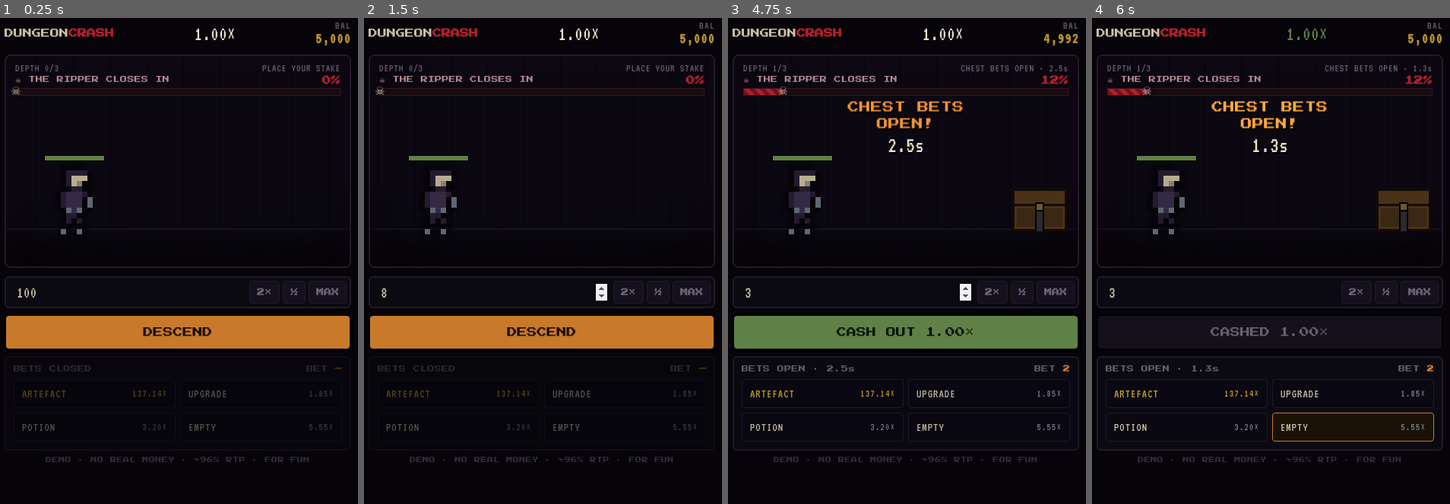
Above: before the commit, frames 1-4 (left to right).
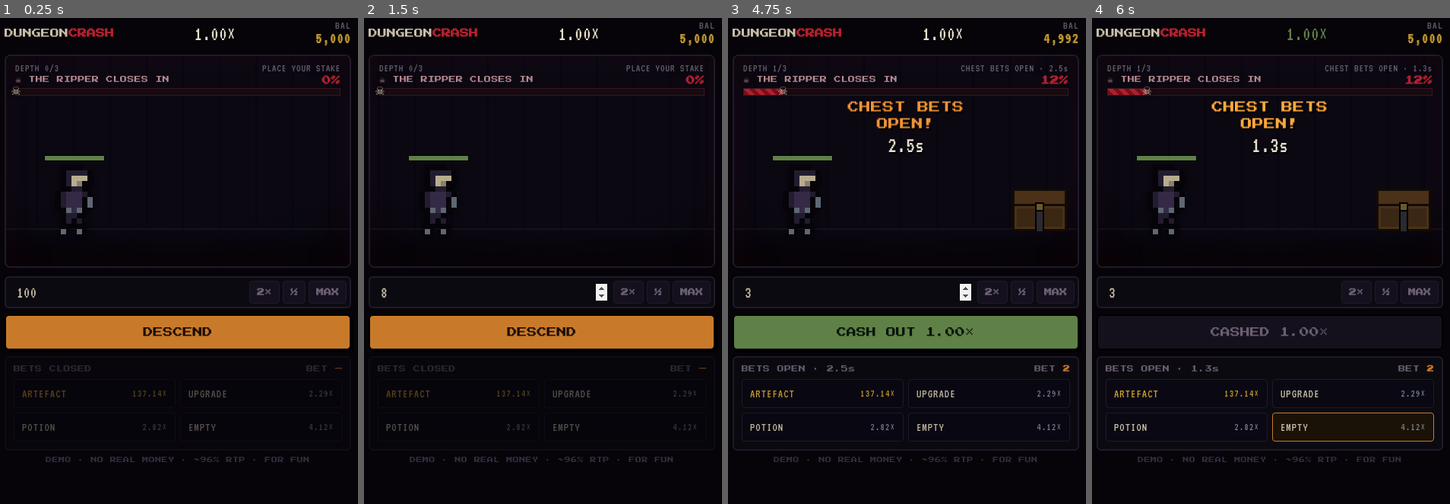
Above: after the commit, the same moments.

Repository: Blackopgaming/dungeoncrash-play
Game: browser game, page index.html
Same seed, same stepped clock (60 frames per second), same inputs: the game is played once before the commit and once after it.
Inputs (mouse positions are in pixels of both pictures, inside the frame that each line leads up to):
- Up to frame 1 (0.25 s): no input
- Up to frame 2 (1.5 s): click (492, 290) at 1.27 s; type "8" at 1.27 s; tap Enter at 1.3 s
- Up to frame 3 (4.75 s): click (824, 392) at 1.87 s; click (989, 392) at 2.47 s; click (824, 426) at 3.07 s; click "DESCEND" at 3.67 s; click (856, 290) at 4.27 s; type "3" at 4.27 s; tap Enter at 4.3 s
- Up to frame 4 (6 s): click "CASH OUT 1.00×" at 4.87 s; click (1353, 426) at 5.47 s

The runs differ from the first frame. In frame 1, less than 0.1% of the frame differs, in the area x 39-92%, y 76-85%; in frame 2, less than 0.1%; in frame 3, less than 0.1%; in frame 4, less than 0.1%.

Commit message:
sync: block/dodge rework + highlights

Diff:
--- a/engine.js
+++ b/engine.js
@@ -8,10 +8,12 @@
                 E:{name:"Wraith",hp:3,dmg:3,prec:0.66,col:"#8fa0c0"},
                 B:{name:"Boss",hp:7,dmg:6,prec:0.60,col:"#c23644"} };
   const HERO0={hp:10,maxhp:10,dmg:1,prec:0.82};
-  const RIP_BASE=0.070,RIP_RAMP=0.120,DODGE=0.25,DEFLECT=0.20,MAXX=60,HEAL_AMT=5,POT_MAX=5;
-  const ITEMS={ weapon:{icon:"🪓",name:"War Axe"},shield:{icon:"🛡️",name:"Tower Shield"},armour:{icon:"🥋",name:"Deflection Plate"},
-    ring:{icon:"💍",name:"Ring of Power"},amulet:{icon:"📿",name:"Amulet of Dodging"},potion:{icon:"⚗️",name:"Potion"} };
-  const ITEM_RARITY={weapon:"uncommon",shield:"rare",armour:"epic",ring:"rare",amulet:"epic",potion:"rare"};
+  const RIP_BASE=0.070,RIP_RAMP=0.120,MAXX=60,HEAL_AMT=5,POT_MAX=5;
+  // defense: BLOCK (parry) 20% base, +20% with shield = 40%. DODGE 20% base, +20% with Ring of Dodging = 40%.
+  const DODGE_BASE=0.20,DODGE_RING=0.20,BLOCK_BASE=0.20,BLOCK_SHIELD=0.20;
+  const ITEMS={ weapon:{icon:"🪓",name:"War Axe"},shield:{icon:"🛡️",name:"Tower Shield"},
+    ringdodge:{icon:"💍",name:"Ring of Dodging"},potion:{icon:"⚗️",name:"Potion"} };
+  const ITEM_RARITY={weapon:"uncommon",shield:"rare",ringdodge:"epic",potion:"rare"};
   const RARITY={ common:{lab:"COMMON",col:"#6a6458",wow:0},uncommon:{lab:"UNCOMMON",col:"#5f8046",wow:1},
     rare:{lab:"RARE",col:"#5a7a9a",wow:1},epic:{lab:"EPIC",col:"#7a5ab0",wow:2},legendary:{lab:"LEGENDARY",col:"#c8a030",wow:3} };
   function lootOf(c){ if(c.kind==="artefact")return{icon:"💎",name:"The Artefact",rar:"legendary",item:"artefact"};
@@ -24,11 +26,9 @@
   // potions: like gear, each one rarer, 5 total. ring/amulet: rare, -50% once one looted.
   function chestOdds(g){
     const o={artefact:0.007};
-    if(!g.weapon) o.weapon=0.34; else if(!g.shield) o.shield=0.17; else if(!g.armour) o.armour=0.075;
-    const PT=[0.30,0.19,0.11,0.06,0.03]; if(g.potions<POT_MAX) o.potion=PT[g.potions];
-    const oneRA=g.ring||g.amulet;
-    if(!g.ring) o.ring=oneRA?0.045:0.09;
-    if(!g.amulet) o.amulet=oneRA?0.045:0.09;
+    // gear ladder, each rarer than the last: Axe -> Shield -> Ring of Dodging
+    if(!g.weapon) o.weapon=0.42; else if(!g.shield) o.shield=0.22; else if(!g.ringdodge) o.ringdodge=0.12;
+    const PT=[0.34,0.22,0.13,0.07,0.04]; if(g.potions<POT_MAX) o.potion=PT[g.potions];
     let sum=0; for(const k in o) sum+=o[k]; o.empty=Math.max(0,1-sum);
     return o;
   }
@@ -37,26 +37,26 @@
     const seq=[["artefact","artefact",o.artefact]];
     if(o.weapon)seq.push(["upgrade","weapon",o.weapon]);
     if(o.shield)seq.push(["upgrade","shield",o.shield]);
-    if(o.armour)seq.push(["upgrade","armour",o.armour]);
+    if(o.ringdodge)seq.push(["upgrade","ringdodge",o.ringdodge]);
     if(o.potion)seq.push(["heal","potion",o.potion]);
-    if(o.ring)seq.push(["upgrade","ring",o.ring]);
-    if(o.amulet)seq.push(["upgrade","amulet",o.amulet]);
     for(const [kind,item,p] of seq){ if(r<p) return {kind,item}; r-=p; }
     return {kind:"empty",item:null};
   }
   function chestProbs(g){ const o=chestOdds(g);
-    return {artefact:o.artefact, upgrade:(o.weapon||0)+(o.shield||0)+(o.armour||0)+(o.ring||0)+(o.amulet||0), heal:o.potion||0, empty:o.empty}; }
+    return {artefact:o.artefact, upgrade:(o.weapon||0)+(o.shield||0)+(o.ringdodge||0), heal:o.potion||0, empty:o.empty}; }
 
   function mulberry32(a){return function(){a|=0;a=a+0x6D2B79F5|0;let t=Math.imul(a^a>>>15,1|a);t=t+Math.imul(t^t>>>7,61|t)^t;return((t^t>>>14)>>>0)/4294967296;};}
   function cyrb(s){let h=1779033703^s.length;for(let i=0;i<s.length;i++){h=Math.imul(h^s.charCodeAt(i),3432918353);h=h<<13|h>>>19;}return(h^h>>>16)>>>0;}
-  function heroDmg(g){let d=HERO0.dmg;if(g.weapon)d*=2;if(g.ring)d+=1;return d;}
+  function heroDmg(g){let d=HERO0.dmg;if(g.weapon)d*=2;return d;}
   function fight(rng,hp,g,type){const e=ENEMY[type];let ehp=e.hp;const hd=heroDmg(g);let sw=0;const log=[];
+    const dodge=DODGE_BASE+(g.ringdodge?DODGE_RING:0), block=BLOCK_BASE+(g.shield?BLOCK_SHIELD:0);
     while(true){ if(rng()<HERO0.prec){ehp-=hd;log.push({who:"hero",dmg:hd,ehp,hp});if(ehp<=0)return{win:true,hp,log};} sw++;
-      if(rng()<e.prec){ if(!(g.amulet&&rng()<DODGE)){ let dmg=e.dmg;if(g.shield)dmg=Math.max(1,Math.floor(dmg/2)); hp-=dmg; let refl=false;
-        if(g.armour&&rng()<DEFLECT){ehp-=e.dmg;refl=true;} log.push({who:"enemy",dmg,ehp,hp,refl});
-        if(refl&&ehp<=0)return{win:true,hp,log}; if(hp<=0)return{win:false,hp:0,log}; } }
+      if(rng()<e.prec){                                   // enemy swing lands unless dodged or blocked
+        if(rng()<dodge){ log.push({who:"enemy",defend:"dodge",ehp,hp}); }
+        else if(rng()<block){ log.push({who:"enemy",defend:"block",ehp,hp}); }
+        else { hp-=e.dmg; log.push({who:"enemy",dmg:e.dmg,ehp,hp}); if(hp<=0)return{win:false,hp:0,log}; } }
       if(sw>80)return{win:true,hp,log}; } }
-  function newGear(){return{weapon:false,shield:false,armour:false,ring:false,amulet:false,potions:0};}
+  function newGear(){return{weapon:false,shield:false,ringdodge:false,potions:0};}
   function simulate(rng){const g=newGear();let hp=HERO0.hp;const beats=[];let cleared=0,outcome=null,artDepth=0;
     for(let d=0;d<ORDER.length;d++){
       // the Ripper closes in DURING the descent — every depth carries real risk (this is what makes the ride climb)
@@ -135,7 +135,9 @@
         await new Promise(res=>{(function fr(){const p=Math.min(1,(performance.now()-t0)/dur);
           if(!s.cashed)s.mult=from+(target-from)*p;
           const want=Math.floor(p*log.length);
-          while(li<want){const e=log[li++];s.enemyHp=Math.max(0,e.ehp);if(e.who==="enemy")s.hp=Math.max(0,e.hp);s.enemyHpFrac=s.enemyHp/s.enemyMaxHp;self._emit("hit",{who:e.who,dmg:e.dmg,refl:e.refl});}
+          while(li<want){const e=log[li++];s.enemyHp=Math.max(0,e.ehp);s.enemyHpFrac=s.enemyHp/s.enemyMaxHp;
+            if(e.defend){self._emit("defend",{kind:e.defend});}
+            else{if(e.who==="enemy")s.hp=Math.max(0,e.hp);self._emit("hit",{who:e.who,dmg:e.dmg});}}
           if(p<1)requestAnimationFrame(fr);else res();})();});
         s.hp=b.hpAfter;s.enemyHp=b.win?0:s.enemyHp;s.enemyHpFrac=s.enemyHp/s.enemyMaxHp;
         if(!b.win)return this._end(b.ripper?"ripper":"combat",clearedMult);
--- a/index.html
+++ b/index.html
@@ -35,6 +35,14 @@
   .hero.equip canvas{animation:equipf .55s}
   @keyframes equipf{0%{filter:brightness(3.2) drop-shadow(0 0 12px #fff)}100%{filter:none}}
   .equiplabel{position:absolute;font-family:'Press Start 2P',monospace;font-size:8px;color:var(--leg);text-shadow:1px 1px 0 #000;animation:dfly 1.2s ease-out forwards;z-index:8}
+  .defend{position:absolute;font-family:'Press Start 2P',monospace;font-size:14px;transform:translate(-50%,-50%);pointer-events:none;z-index:9;text-shadow:2px 2px 0 #000;animation:defpop .86s ease-out forwards}
+  .defend.dodge{color:#46d6ff;filter:drop-shadow(0 0 12px #46d6ff)}
+  .defend.block{color:#cfd8e6;filter:drop-shadow(0 0 12px #8a94a2)}
+  @keyframes defpop{0%{transform:translate(-50%,-30%) scale(.3);opacity:0}22%{transform:translate(-50%,-85%) scale(1.45);opacity:1}100%{transform:translate(-50%,-175%) scale(1);opacity:0}}
+  .hero.defended canvas{animation:dfl .3s}
+  @keyframes dfl{0%{filter:brightness(2.7) drop-shadow(0 0 14px #46d6ff)}100%{filter:none}}
+  .defring{position:absolute;pointer-events:none;z-index:8;border-radius:50%;animation:defr .45s ease-out forwards}
+  @keyframes defr{0%{opacity:.9;transform:translate(-50%,-50%) scale(.3)}100%{opacity:0;transform:translate(-50%,-50%) scale(1.9)}}
   .actor{position:absolute;bottom:42px;display:flex;flex-direction:column;align-items:center;gap:5px;transition:transform .07s}
   .actor.hero{left:11%}.actor.mob{right:11%}
   .sprite{image-rendering:pixelated;filter:drop-shadow(0 4px 3px rgba(0,0,0,.7))}
@@ -141,17 +149,16 @@
  function px(cv,rows,scale){const w=Math.max(...rows.map(r=>r.length)),h=rows.length;cv.width=w*scale;cv.height=h*scale;
    const x=cv.getContext("2d");x.clearRect(0,0,cv.width,cv.height);
    for(let r=0;r<h;r++)for(let c=0;c<rows[r].length;c++){const col=PAL[rows[r][c]];if(!col)continue;x.fillStyle=col;x.fillRect(c*scale,r*scale,scale,scale);}}
- function lootSprite(kind,item){if(kind==="artefact")return LOOT.artefact;if(kind==="upgrade")return LOOT[item]||LOOT.weapon;
+ function lootSprite(kind,item){if(kind==="artefact")return LOOT.artefact;
+   if(kind==="upgrade")return item==="ringdodge"?LOOT.ring:(LOOT[item]||LOOT.weapon);
    if(kind==="heal")return LOOT.potion;return LOOT.empty;}
  // hero composited with gear — each upgrade visibly applied
  function drawHero(gear){const cv=$("heroC"),sc=7,rows=SPR.hero,h=rows.length,offX=2*sc;
    cv.width=11*sc;cv.height=h*sc;const x=cv.getContext("2d");x.clearRect(0,0,cv.width,cv.height);
-   const col=ch=>{if(gear.armour){if(ch==="c")return"#44424e";if(ch==="C")return"#64606e";}return PAL[ch];};
-   for(let r=0;r<h;r++)for(let c=0;c<rows[r].length;c++){const cc=col(rows[r][c]);if(!cc)continue;x.fillStyle=cc;x.fillRect(offX+c*sc,r*sc,sc,sc);}
+   for(let r=0;r<h;r++)for(let c=0;c<rows[r].length;c++){const cc=PAL[rows[r][c]];if(!cc)continue;x.fillStyle=cc;x.fillRect(offX+c*sc,r*sc,sc,sc);}
    if(gear.weapon){const wx=offX+6*sc;x.fillStyle="#5a3f24";x.fillRect(wx,5*sc,sc,5*sc);x.fillStyle="#aeb6c2";x.fillRect(wx-sc,3*sc,2*sc,3*sc);x.fillStyle="#7e8694";x.fillRect(wx+sc,4*sc,sc,2*sc);}
    if(gear.shield){x.fillStyle="#5e6774";x.fillRect(sc,5*sc,2*sc,4*sc);x.fillStyle="#8a94a2";x.fillRect(sc,6*sc,sc,2*sc);}
-   if(gear.ring){x.fillStyle="#e6c24a";x.fillRect(offX+2*sc,7*sc,sc,sc);}
-   if(gear.amulet){x.fillStyle="#7a5ab0";x.fillRect(offX+4*sc,6*sc,sc,sc);}}
+   if(gear.ringdodge){x.fillStyle="#46d6ff";x.fillRect(offX+2*sc,7*sc,sc,sc);x.fillStyle="#9fe8ff";x.fillRect(offX+3*sc,7*sc,sc,sc);}}
  drawHero(DC.state.gear);
  // ---- helpers ----
  const setBal=b=>$("bal").textContent=Math.round(b).toLocaleString();
@@ -171,6 +178,15 @@
    if(h.who==="hero"){lunge(hero,1);mc.classList.remove("flinch");void mc.offsetWidth;mc.classList.add("flinch");dmg(mob,"-"+h.dmg,"#c23644");DC.beep(260,.04,"square",.04);}
    else{lunge(mob,-1);hc.classList.remove("flinch");void hc.offsetWidth;hc.classList.add("flinch");dmg(hero,"-"+h.dmg,"#c23644");DC.beep(170,.05,"sawtooth",.05);}
    if(h.refl)dmg(mob,"-"+h.dmg,"#7a5ab0");});
+ DC.on("defend",d=>{const mob=$("mob"),hero=$("hero"),hr=hero.getBoundingClientRect(),sr=$("stage").getBoundingClientRect();
+   if(mob.style.display!=="none")lunge(mob,-1);                       // enemy swung...
+   const cx=hr.left-sr.left+hr.width/2, cy=hr.top-sr.top+hr.height/2, col=d.kind==="dodge"?"#46d6ff":"#cfd8e6";
+   const rg=document.createElement("div");rg.className="defring";rg.style.left=cx+"px";rg.style.top=cy+"px";rg.style.width="48px";rg.style.height="48px";rg.style.border="3px solid "+col;$("dmglayer").appendChild(rg);setTimeout(()=>rg.remove(),470);
+   const el=document.createElement("div");el.className="defend "+d.kind;el.textContent=d.kind==="dodge"?"DODGE!":"BLOCK!";
+   el.style.left=cx+"px";el.style.top=(hr.top-sr.top+10)+"px";$("dmglayer").appendChild(el);setTimeout(()=>el.remove(),870);
+   hero.classList.remove("defended");void hero.offsetWidth;hero.classList.add("defended");
+   if(d.kind==="dodge"){DC.beep(880,.07,"square",.06);setTimeout(()=>DC.beep(1250,.08),55);}
+   else{DC.beep(430,.09,"square",.07);setTimeout(()=>DC.beep(650,.06),55);}});
  DC.on("fight",f=>{$("chest").style.display="none";const m=$("mob");m.style.display="flex";px($("mobC"),SPR[f.type],f.type==="B"?10:7);$("mobname").textContent=MOBNAME[f.type];
    m.animate([{transform:"translateX(50px)",opacity:0},{transform:"translateX(0)",opacity:1}],{duration:220});});
  DC.on("travel",()=>{$("mob").style.display="none";$("chest").style.display="none";$("announce").classList.remove("show");drawHero(ST().gear);});
